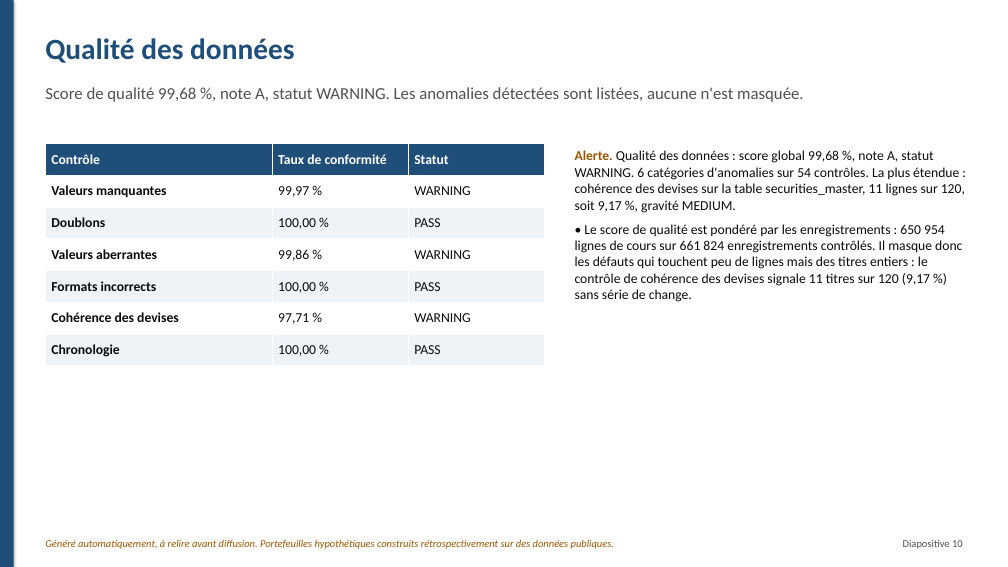
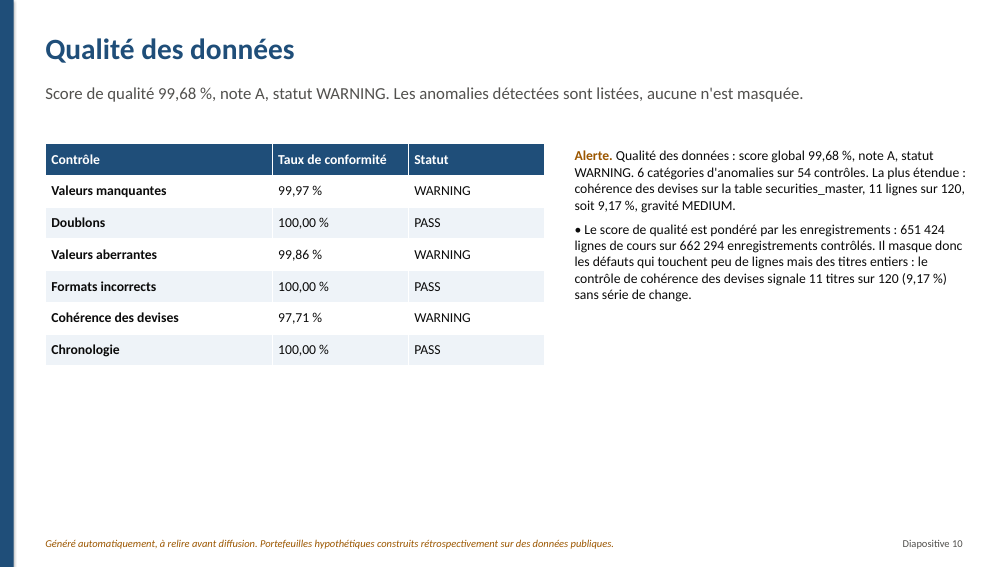
Before and after one commit to fatybarbosa/investment-analytics-platform, a slide deck: slide 10 of reports/management/presentation_management.pptx. Drawn at 1008x567 pixels with LibreOffice and Linux fonts; fonts in the diff are those of the drawing. Boxes give left, top, right and bottom in pixels: in the first picture for what was removed or moved away, otherwise in the second. Text is boxed around its words. In the diff, an @@ line names an element or a change of style, - is before the commit and + after.

```diff
--- a/reports/management/presentation_management.pptx
+++ b/reports/management/presentation_management.pptx
@@ text at bbox=[575, 224, 962, 302]: text changed @@
-• Le score de qualité est pondéré par les enregistrements : 650 954 lignes de cours sur 661 824 enregistrements contrôlés. Il masque donc les défauts qui touchent peu de lignes mais des titres entiers : le contrôle de cohérence des devises signale 11 titres sur 120 (9,17 %) sans série de change.
+• Le score de qualité est pondéré par les enregistrements : 651 424 lignes de cours sur 662 294 enregistrements contrôlés. Il masque donc les défauts qui touchent peu de lignes mais des titres entiers : le contrôle de cohérence des devises signale 11 titres sur 120 (9,17 %) sans série de change.
```
Also in this commit, not shown: 2 other slides changed, 48 other files.
